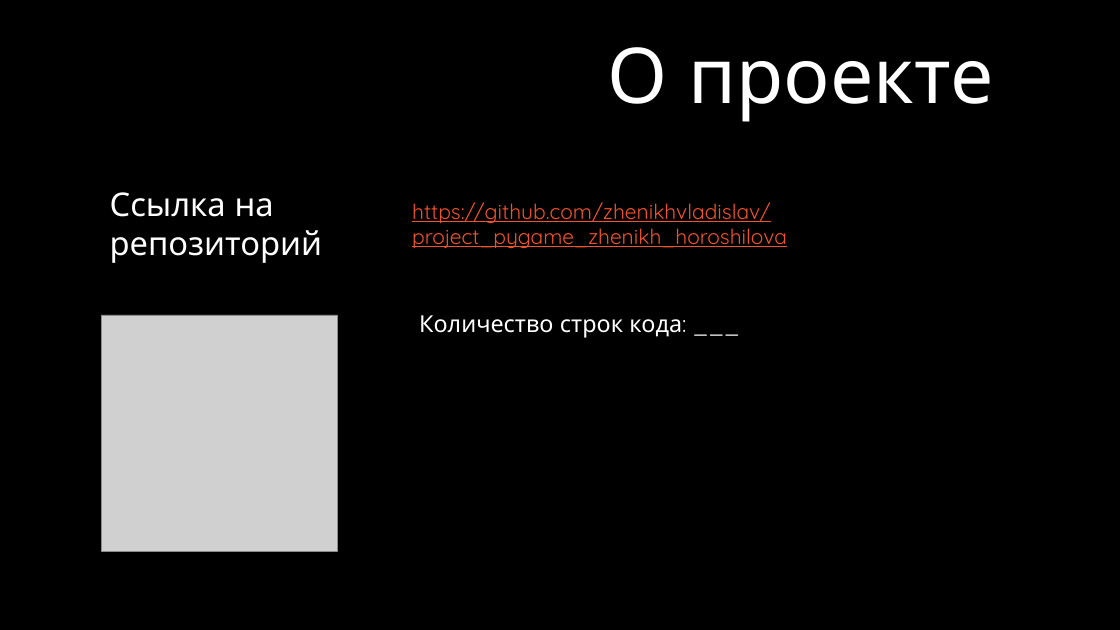
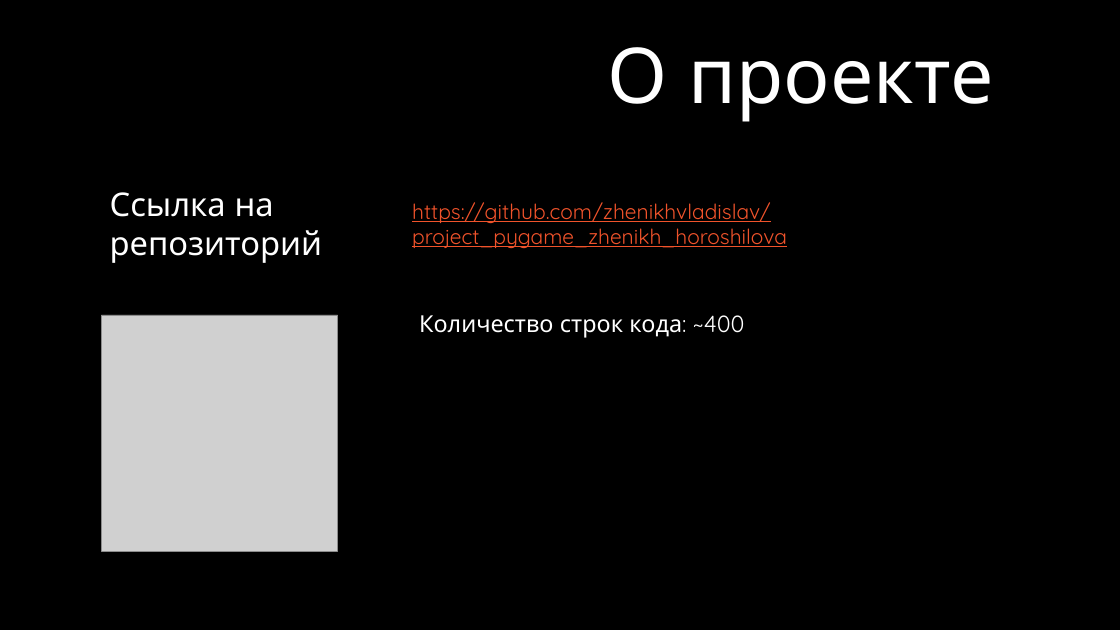
Before and after one commit to zhenikhvladislav/project_pygame_zhenikh_horoshilova, a slide deck: slide 6 of materials/presentation.pptx. Drawn at 1120x630 pixels with LibreOffice and Linux fonts; fonts in the diff are those of the drawing; grey boxes stand for pictures; background and template pictures are left out. Boxes give left, top, right and bottom in pixels: in the first picture for what was removed or moved away, otherwise in the second. Text is boxed around its words. In the diff, an @@ line names an element or a change of style, - is before the commit and + after.

```diff
--- a/materials/presentation.pptx
+++ b/materials/presentation.pptx
@@ text at (419, 315, 745, 338): text changed @@
-Количество строк кода: ___
+Количество строк кода: ~400
```
Also in this commit, not shown: 2 other slides changed, 1 other file.
